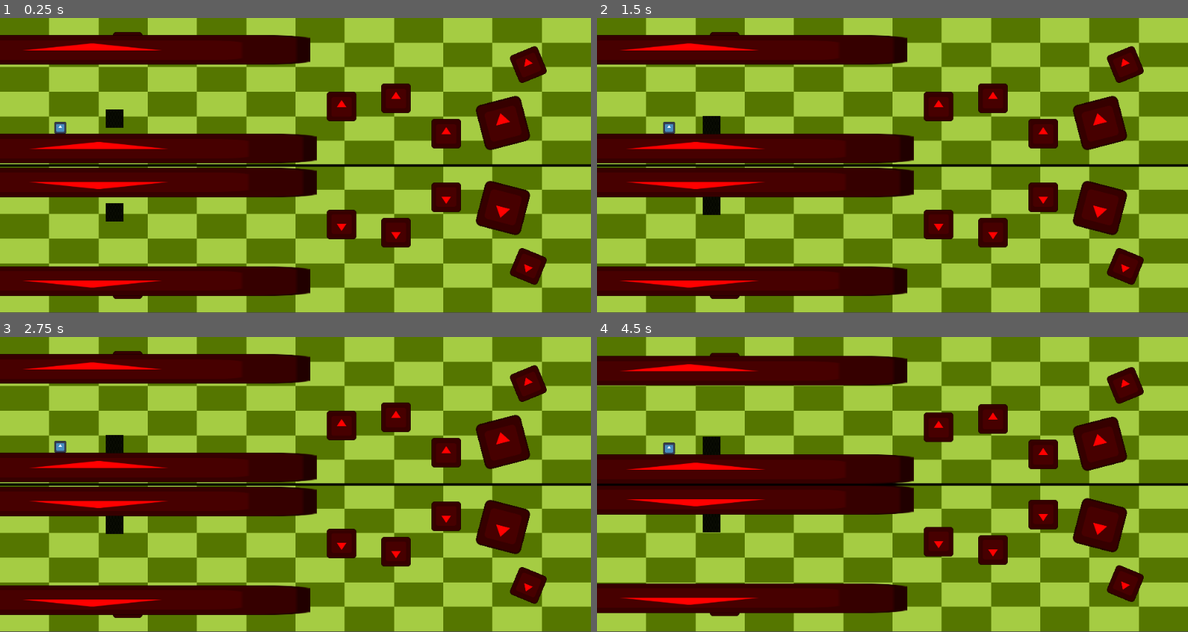
Above: before the commit, frames 1-4 (two rows, left to right).
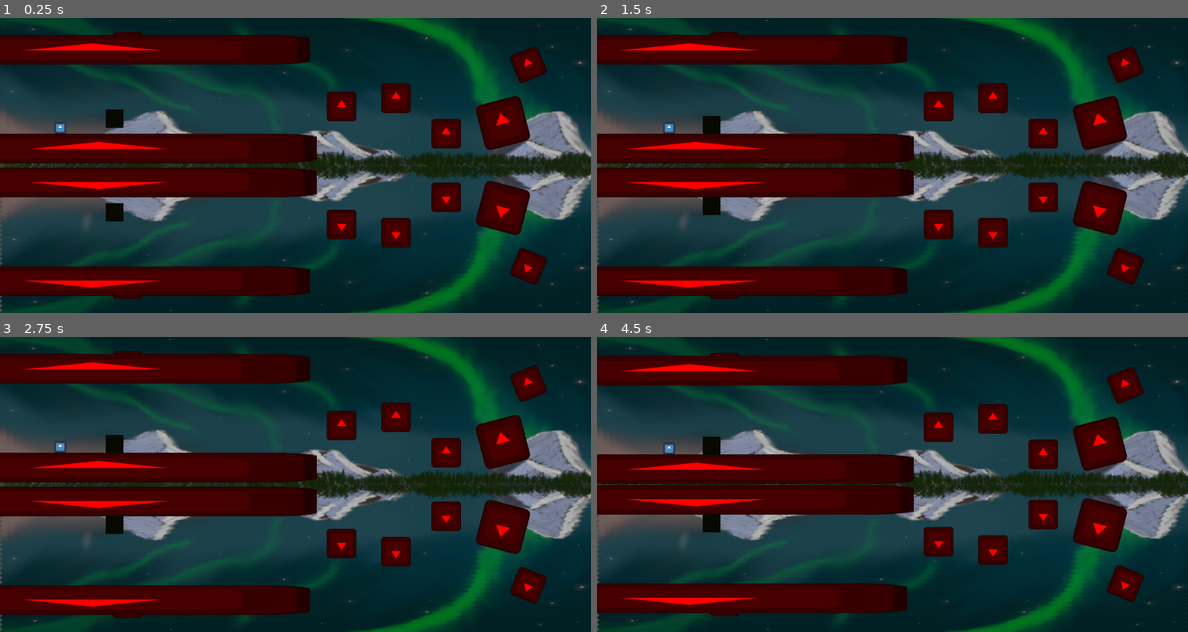
Above: after the commit, the same moments.

Repository: Rinkton/igu-summer-2024
Game: Godot game, scene res://main.tscn
The game is run twice, just before and just after one commit, with the same random seed, the same clock (stepped at 60 frames per second) and the same inputs. The engine's default icon, where the game draws it, is replaced by a stand-in: a white triangle on a blue panel in a dark square.
Inputs (mouse positions are in pixels of both pictures, inside the frame that each line leads up to):
- Up to frame 1 (0.25 s): no input
- Up to frame 2 (1.5 s): move the mouse to (1022, 150) at 0.52 s; tap A (a) at 0.6 s; tap D (d) at 0.8, 1.35 s; tap Enter at 1.25 s; move the mouse to (774, 180) at 1.27 s
- Up to frame 3 (2.75 s): tap W (w) at 1.55, 2.1 s; move the mouse to (354, 419) at 2.02 s; tap A (a) at 2.3 s
- Up to frame 4 (4.5 s): tap Space at 2.75 s; move the mouse to (862, 543) at 2.77 s; tap A (a) at 2.85 s; tap D (d) at 3.05, 3.6 s; tap Enter at 3.5 s; move the mouse to (1069, 528) at 3.52 s; tap W (w) at 3.8 s; move the mouse to (715, 440) at 4.27 s; tap Mouse wheel down (scroll_down) at 4.35 s

The runs differ from the first frame. In frame 1, 72% of the frame differs, in the area x 0-100%, y 0-100%; in frame 2, 72%; in frame 3, 72%; in frame 4, 72%.

Commit message:
Added an bg

Diff:
--- a/4.3proto/main.tscn
+++ b/4.3proto/main.tscn
@@ -1,9 +1,10 @@
-[gd_scene load_steps=9 format=3 uid="uid://c2d6hsho2u8ui"]
+[gd_scene load_steps=10 format=3 uid="uid://c2d6hsho2u8ui"]
 
-[ext_resource type="Texture2D" uid="uid://ikg01mwhr1j2" path="res://bgcheckeredgreen.png" id="1_1rblq"]
 [ext_resource type="Script" path="res://main.gd" id="1_jr1lh"]
+[ext_resource type="Texture2D" uid="uid://cp80p0tt02wch" path="res://bg_above.png" id="2_bnip3"]
 [ext_resource type="PackedScene" uid="uid://bl0p65sry0nln" path="res://character.tscn" id="2_xquvy"]
 [ext_resource type="PackedScene" uid="uid://biiv6nh0k0pum" path="res://axis.tscn" id="3_23kuv"]
+[ext_resource type="Texture2D" uid="uid://c6w3unwxitc3f" path="res://bg_below.png" id="3_fun30"]
 [ext_resource type="PackedScene" uid="uid://bhrou6ujbten2" path="res://obst1.tscn" id="4_72qsx"]
 [ext_resource type="PackedScene" uid="uid://y670nsgjw3ha" path="res://node_2d.tscn" id="5_32rjb"]
 
@@ -21,20 +22,21 @@
 
 [node name="Sprite2D" type="Sprite2D" parent="."]
 texture_filter = 1
-position = Vector2(500, 125)
-scale = Vector2(5.21, 2.605)
-texture = ExtResource("1_1rblq")
+position = Vector2(500, 125.25)
+scale = Vector2(0.520833, 0.231019)
+texture = ExtResource("2_bnip3")
 metadata/_edit_lock_ = true
 
 [node name="Sprite2D2" type="Sprite2D" parent="."]
 z_index = -2
 texture_filter = 1
-position = Vector2(500, 374)
-scale = Vector2(5.21, 2.605)
-texture = ExtResource("1_1rblq")
+position = Vector2(500, 375.125)
+scale = Vector2(0.520833, 0.231713)
+texture = ExtResource("3_fun30")
 metadata/_edit_lock_ = true
 
 [node name="axis" parent="." instance=ExtResource("3_23kuv")]
+visible = false
 position = Vector2(500, 250)
 metadata/_edit_lock_ = true
 
Binary file added: 4.3proto/bg_above.png
Not shown, added: 4.3proto/bg_above.png.import
Binary file added: 4.3proto/bg_below.png
Not shown, added: 4.3proto/bg_below.png.import
